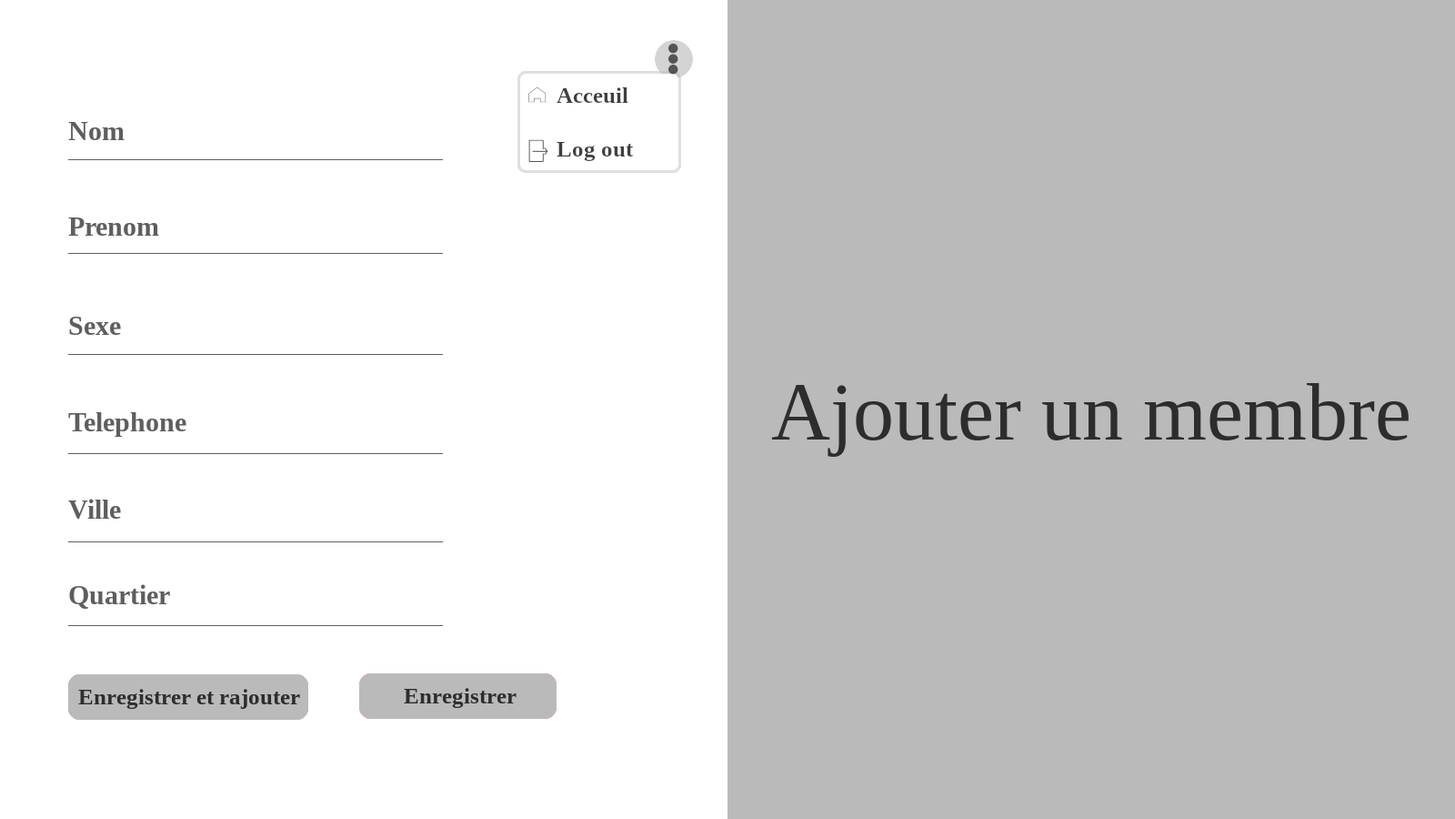
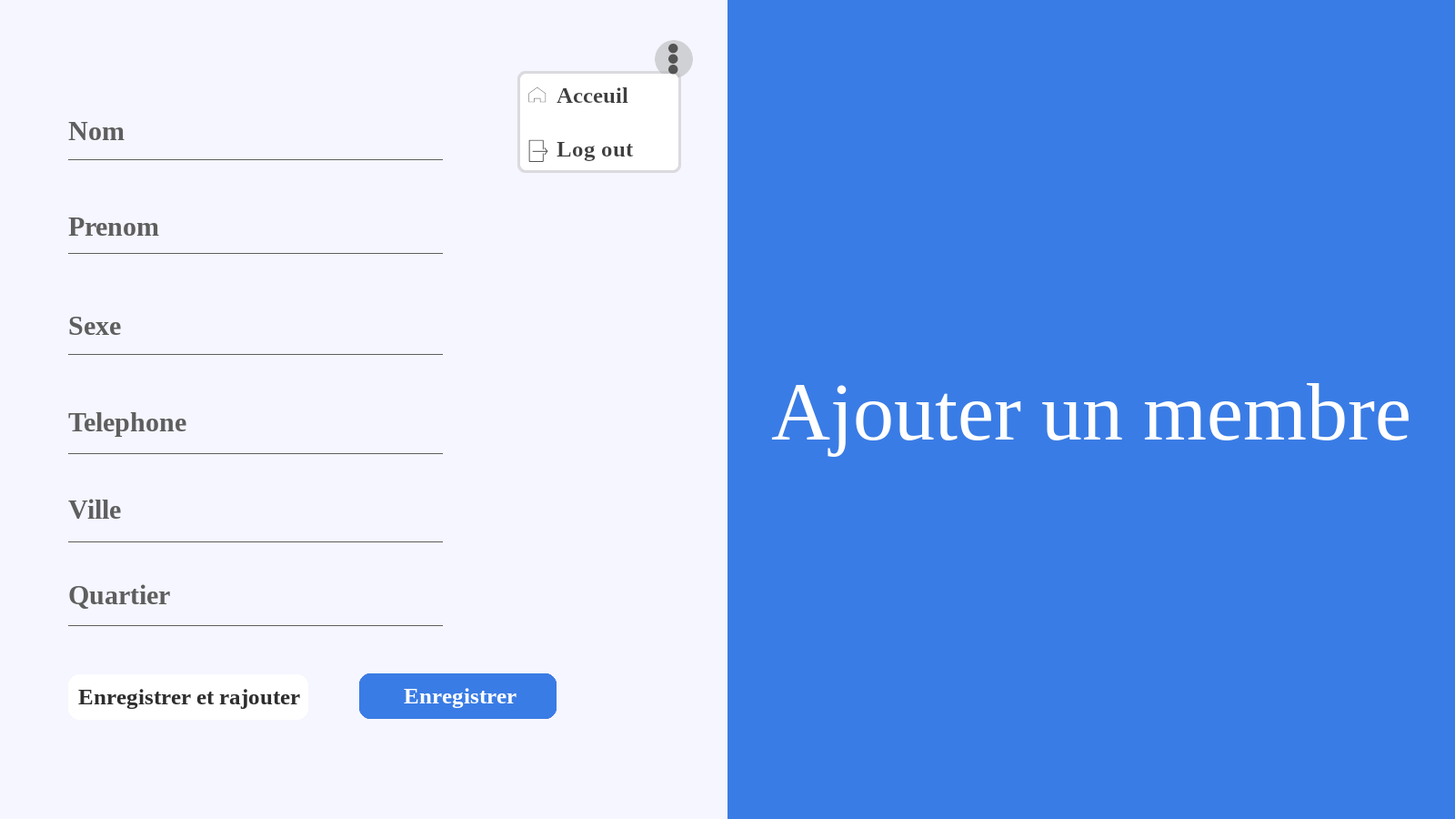
Two versions of the same layered image (1455 x 819). Layer-by-layer changes:
painted on "Ajouter un membre" over [771, 382, 1409, 457]
painted on "Enregistrer" over [403, 687, 517, 708]
painted on "cadre #1" over [359, 673, 557, 719]
painted on "cadre" over [68, 674, 309, 720]
painted on "cote_nom" over [727, 0, 1455, 819]
painted on "cote_fonction" over [0, 0, 728, 819]
